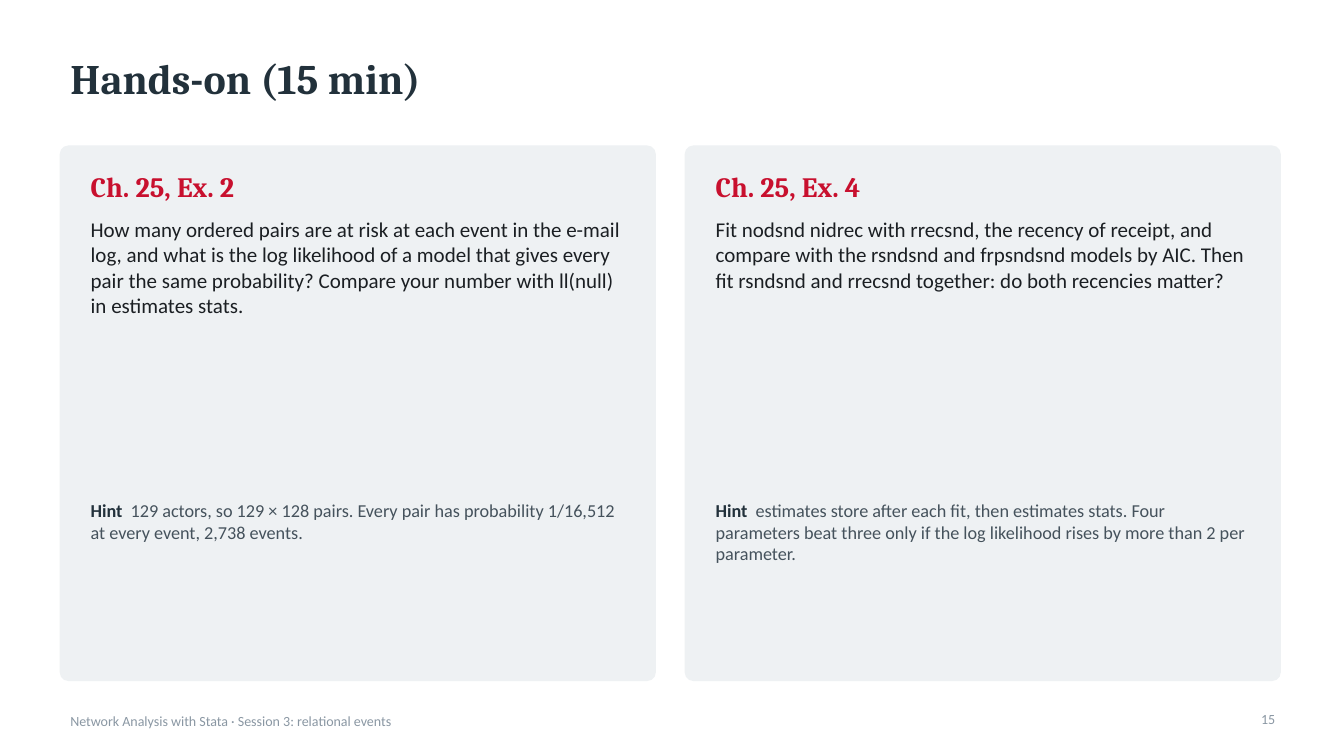
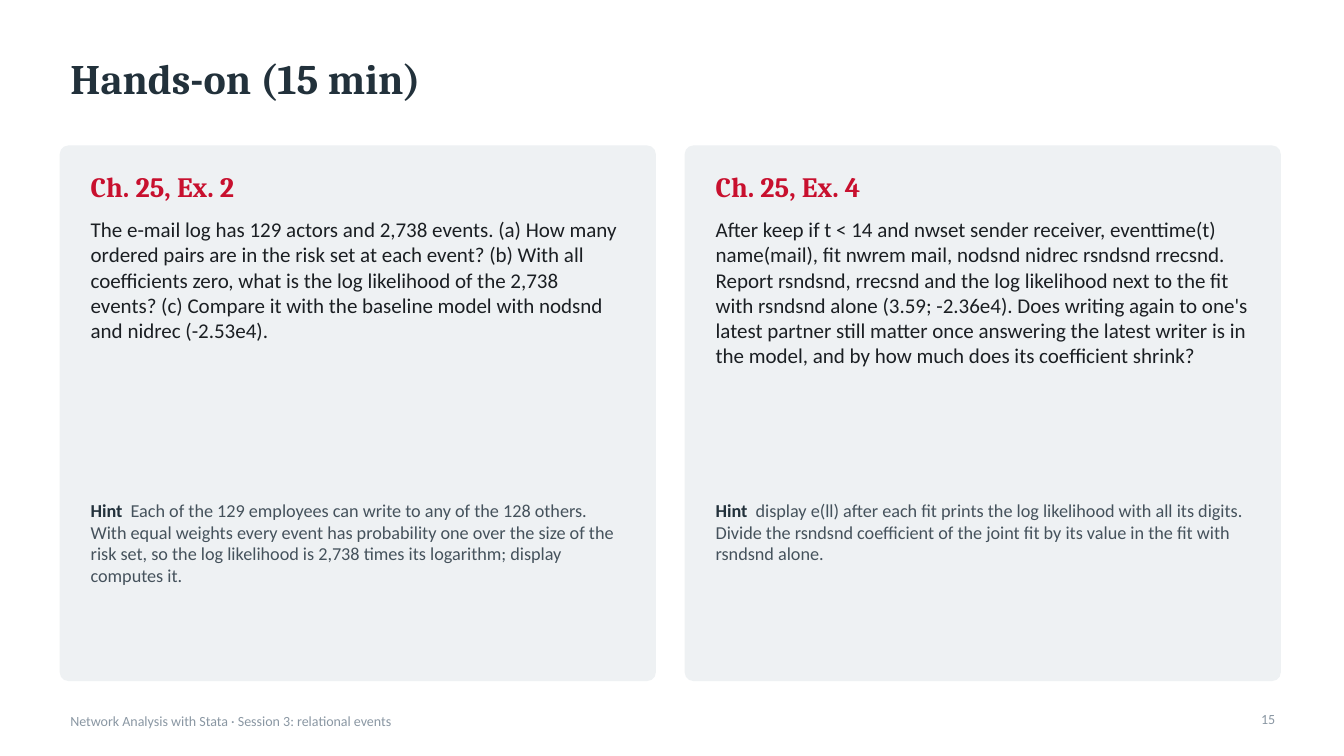
Before and after one commit to thomas-u-grund/nwcommands, a slide deck: slide 15 of website/book/teaching/slides/session3_relational_events.pptx. Drawn at 1344x756 pixels with LibreOffice and Linux fonts; fonts in the diff are those of the drawing. Boxes give left, top, right and bottom in pixels: in the first picture for what was removed or moved away, otherwise in the second. Text is boxed around its words. In the diff, an @@ line names an element or a change of style, - is before the commit and + after.

Commit message:
Session 3 deck: exercises of Ch. 25 (Ex. 2, 4) and Ch. 26 (Ex. 3, 7) in the book's own wording with solutions rerun against nwrem 1.5.0 and nwdynam 1.9.0

```diff
--- a/website/book/teaching/slides/session3_relational_events.pptx
+++ b/website/book/teaching/slides/session3_relational_events.pptx
@@ text at [91,222,617,341]: text changed @@
-How many ordered pairs are at risk at each event in the e-mail log, and what is the log likelihood of a model that gives every pair the same probability? Compare your number with ll(null) in estimates stats.
+The e-mail log has 129 actors and 2,738 events. (a) How many ordered pairs are in the risk set at each event? (b) With all coefficients zero, what is the log likelihood of the 2,738 events? (c) Compare it with the baseline model with nodsnd and nidrec (-2.53e4).
@@ text at [716,222,1247,367]: text changed @@
-Fit nodsnd nidrec with rrecsnd, the recency of receipt, and compare with the rsndsnd and frpsndsnd models by AIC. Then fit rsndsnd and rrecsnd together: do both recencies matter?
+After keep if t < 14 and nwset sender receiver, eventtime(t) name(mail), fit nwrem mail, nodsnd nidrec rsndsnd rrecsnd. Report rsndsnd, rrecsnd and the log likelihood next to the fit with rsndsnd alone (3.59; -2.36e4). Does writing again to one's latest partner still matter once answering the latest writer is in the model, and by how much does its coefficient shrink?
@@ text at [91,504,614,585]: text changed @@
-Hint 129 actors, so 129 × 128 pairs. Every pair has probability 1/16,512 at every event, 2,738 events.
+Hint Each of the 129 employees can write to any of the 128 others. With equal weights every event has probability one over the size of the risk set, so the log likelihood is 2,738 times its logarithm; display computes it.
@@ text at [716,504,1242,560]: text changed @@
-Hint estimates store after each fit, then estimates stats. Four parameters beat three only if the log likelihood rises by more than 2 per parameter.
+Hint display e(ll) after each fit prints the log likelihood with all its digits. Divide the rsndsnd coefficient of the joint fit by its value in the fit with rsndsnd alone.
```
Also in this commit, not shown: 1 other slide changed, 1 other file.
